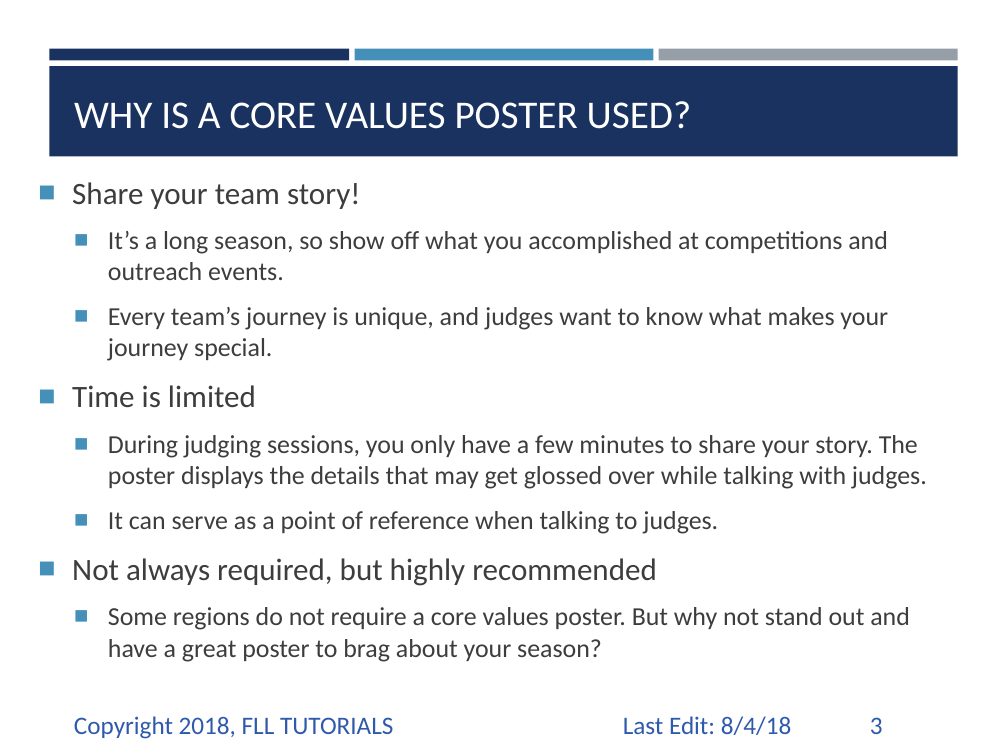
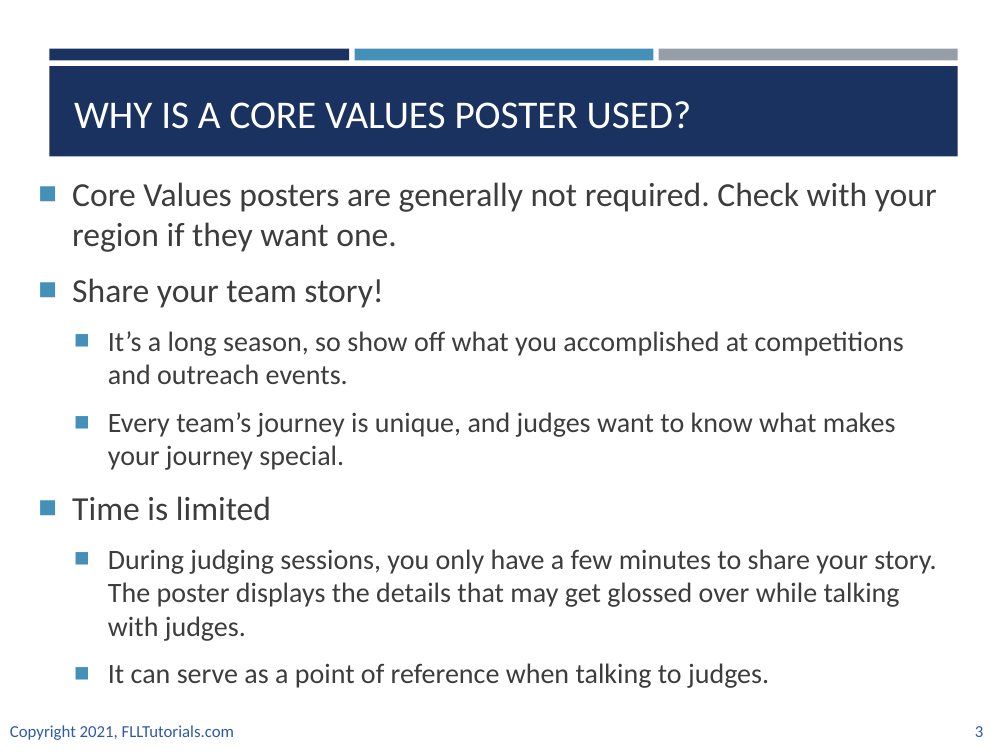
Before and after one commit to ev3lessons/FLL-Tutorials, a slide deck: slide 3 of translations/en-us/CoreValues/CVPoster.pptx. Drawn at 1008x756 pixels with LibreOffice and Linux fonts; fonts in the diff are those of the drawing. Boxes give left, top, right and bottom in pixels: in the first picture for what was removed or moved away, otherwise in the second. Text is boxed around its words. In the diff, an @@ line names an element or a change of style, - is before the commit and + after.

Commit message:
Core Values Lessons updated for new judging and CV

```diff
--- a/translations/en-us/CoreValues/CVPoster.pptx
+++ b/translations/en-us/CoreValues/CVPoster.pptx
@@ text at (72,182,937,252): paragraph added @@
+■ Core Values posters are generally not required. Check with your region if they want one.
@@ text at (72,278,936,688): size 22.2 to 24 pt in "Share your team story!", "Time is limited"; size 18.5 to 20 pt in "It’s a long season, so show off ...", "Every team’s journey is unique, and judges ...", "During judging sessions, you only have a ...", "It can serve as a point of ..." @@
@@ text at (72,558,910,662): paragraphs removed @@
-■ Not always required, but highly recommended
-  ■ Some regions do not require a core values poster. But why not stand out and have a great poster to brag about your season?
@@ text removed at (623,716,791,735) @@
-Last Edit: 8/4/18
@@ page number: place and size @@
-page number at (870,717,883,734)
+page number at (975,726,983,737)
@@ page number at (975,726,983,737): size 18 to 12 pt @@
@@ text at (10,725,234,740): text changed; size 18 to 12 pt @@
-Copyright 2018, FLL TUTORIALS
+Copyright 2021, FLLTutorials.com
```
Also in this commit, not shown: 8 other slides changed, 6 other files.
